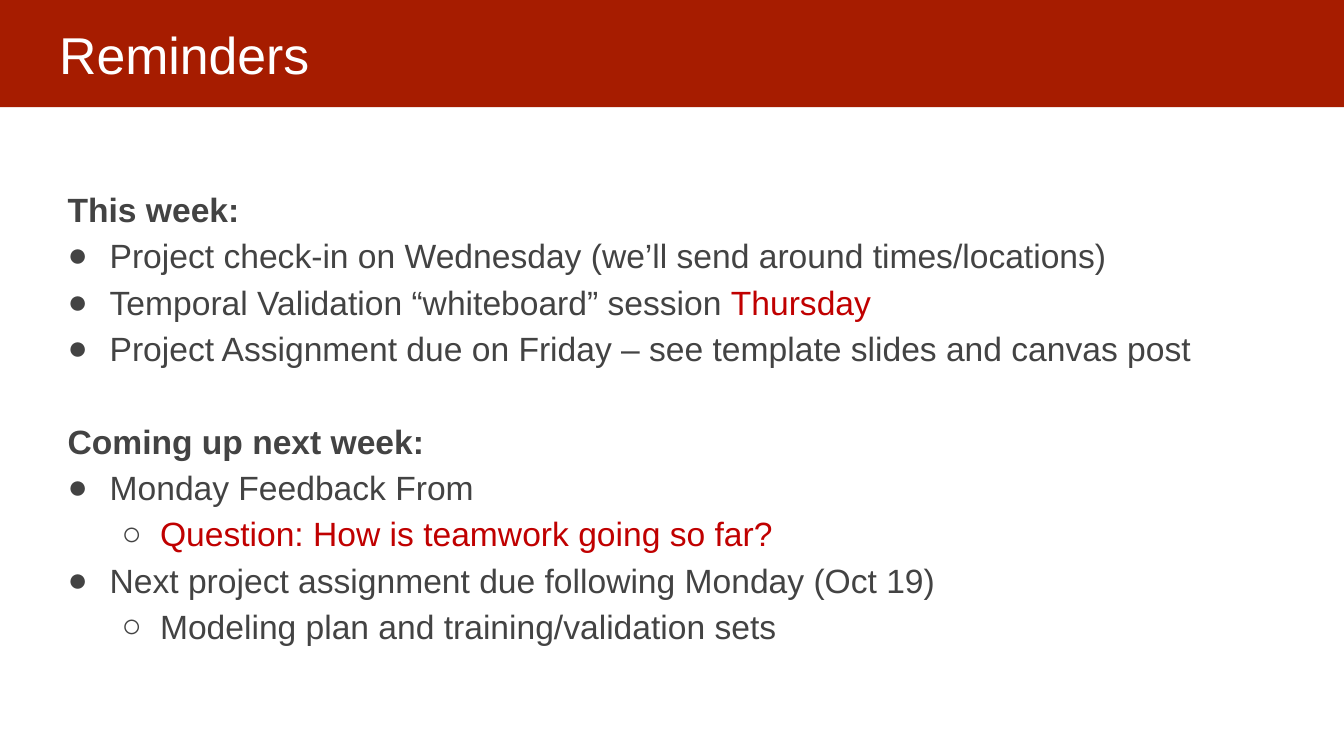
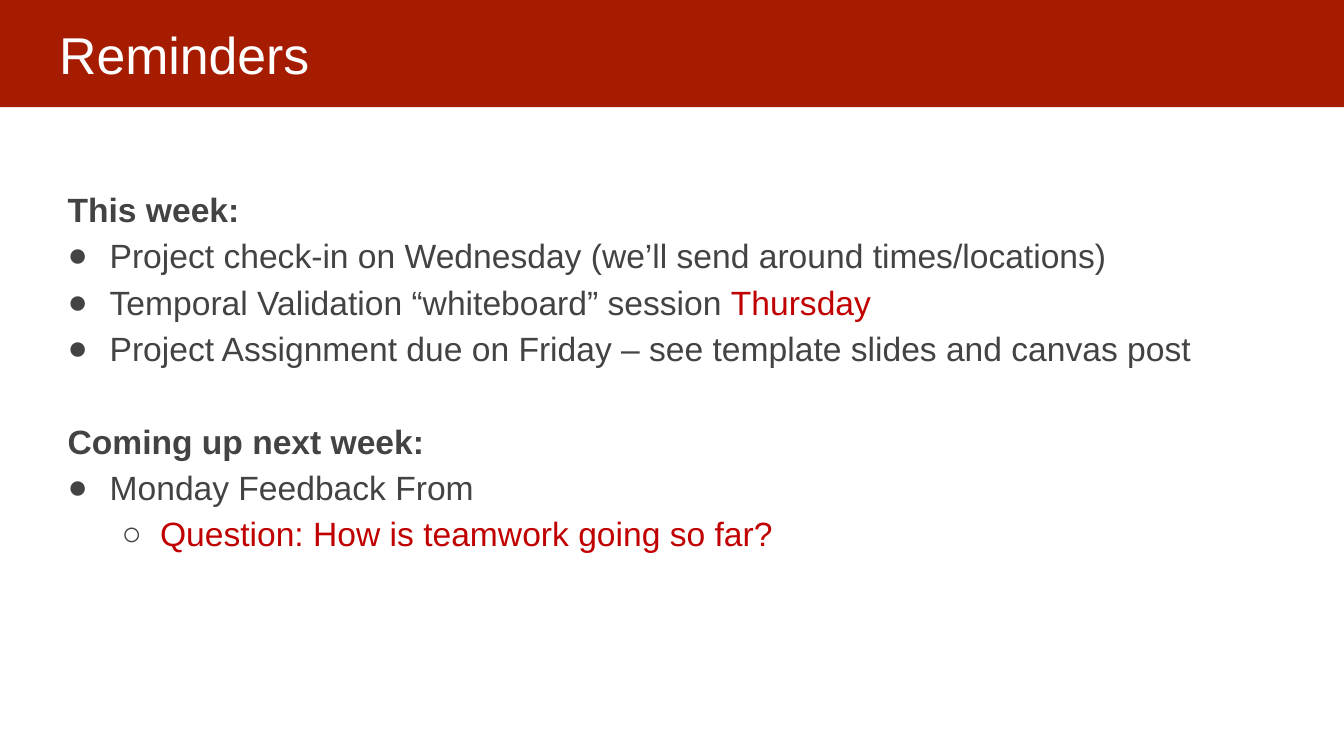
Before and after one commit to dssg/mlforpublicpolicylab, a slide deck: slide 40 of Lectures/11-model-selection-and-validation-part-2.pptx. Drawn at 1344x756 pixels with LibreOffice and Linux fonts; fonts in the diff are those of the drawing. Boxes give left, top, right and bottom in pixels: in the first picture for what was removed or moved away, otherwise in the second. Text is boxed around its words. In the diff, an @@ line names an element or a change of style, - is before the commit and + after.

```diff
--- a/Lectures/11-model-selection-and-validation-part-2.pptx
+++ b/Lectures/11-model-selection-and-validation-part-2.pptx
@@ text at box(110, 568, 935, 646): paragraphs removed @@
-● Next project assignment due following Monday (Oct 19)
-  ○ Modeling plan and training/validation sets
```
Also in this commit, not shown: 3 other slides changed, 1 other file.
